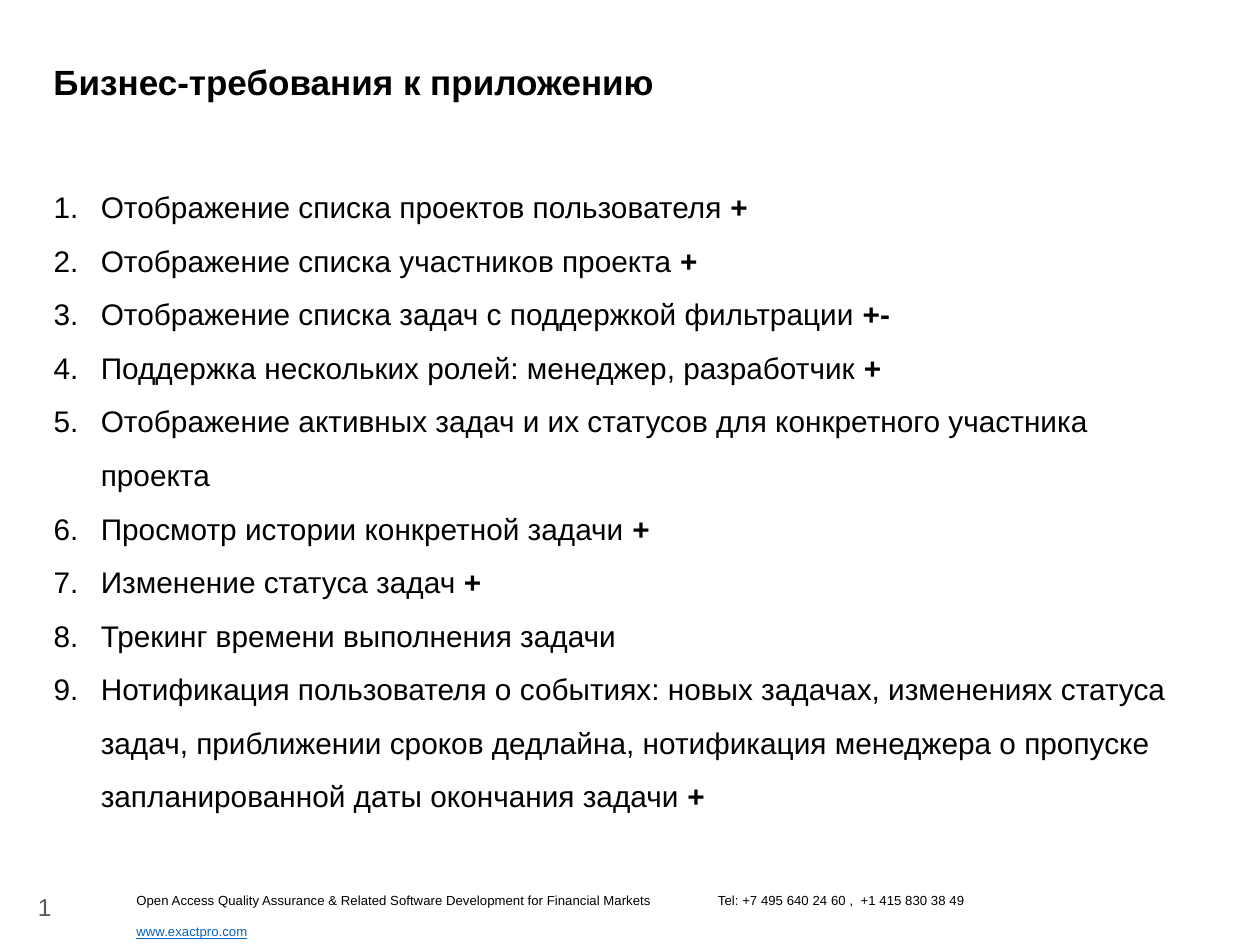
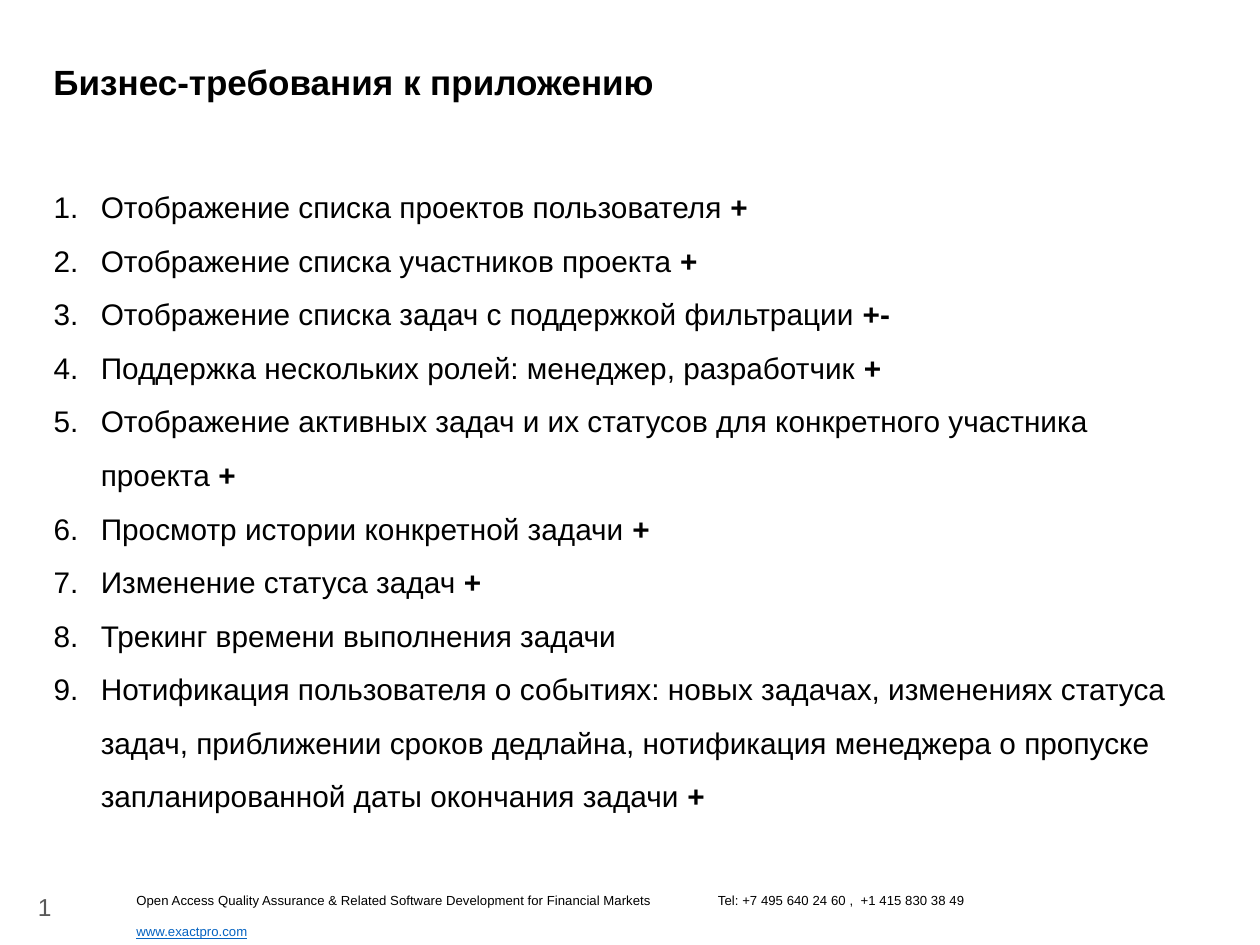
Before and after one commit to aNeux/redmine-client-for-exactpro, a slide deck: slide 1 of Прогресс выполнения работы.pptx. Drawn at 1260x945 pixels with LibreOffice and Linux fonts; fonts in the diff are those of the drawing; background and template pictures are left out. Boxes give left, top, right and bottom in pixels: in the first picture for what was removed or moved away, otherwise in the second. Text is boxed around its words. In the diff, an @@ line names an element or a change of style, - is before the commit and + after.

```diff
--- a/Прогресс выполнения работы.pptx
+++ b/Прогресс выполнения работы.pptx
@@ text at bbox=[101, 410, 1087, 492]: text changed @@
-5. Отображение активных задач и их статусов для конкретного участника проекта
+5. Отображение активных задач и их статусов для конкретного участника проекта +
```
Also in this commit, not shown: 1 other slide changed, 24 other files.
